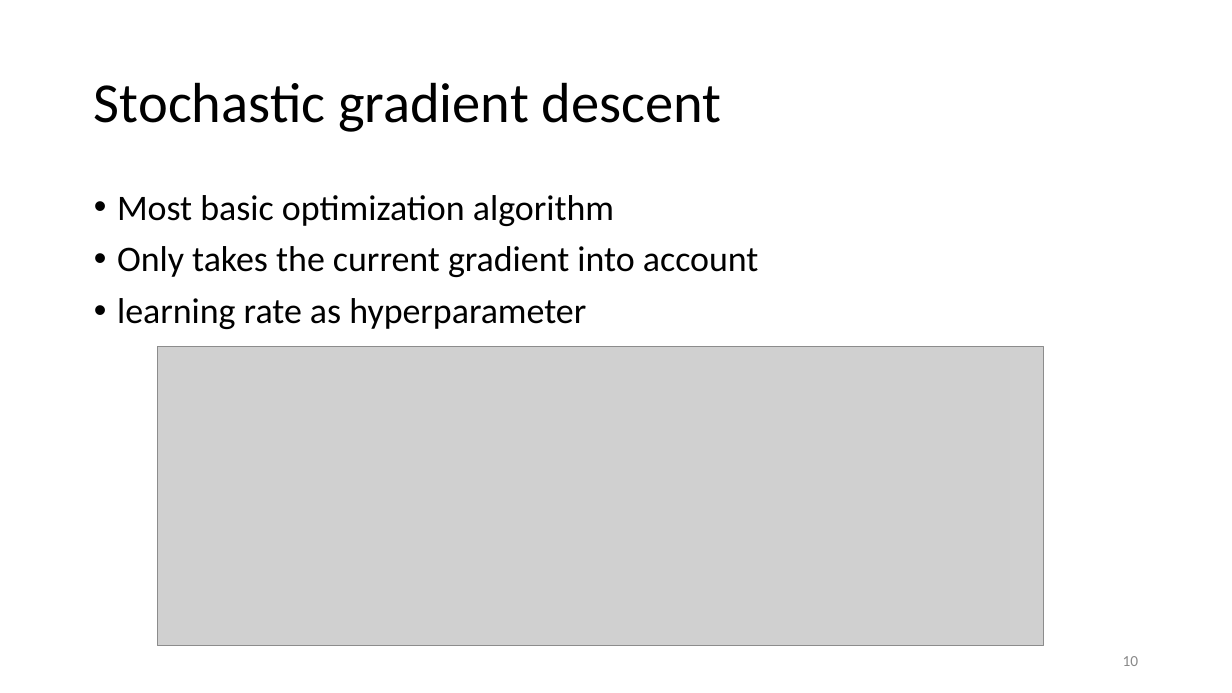
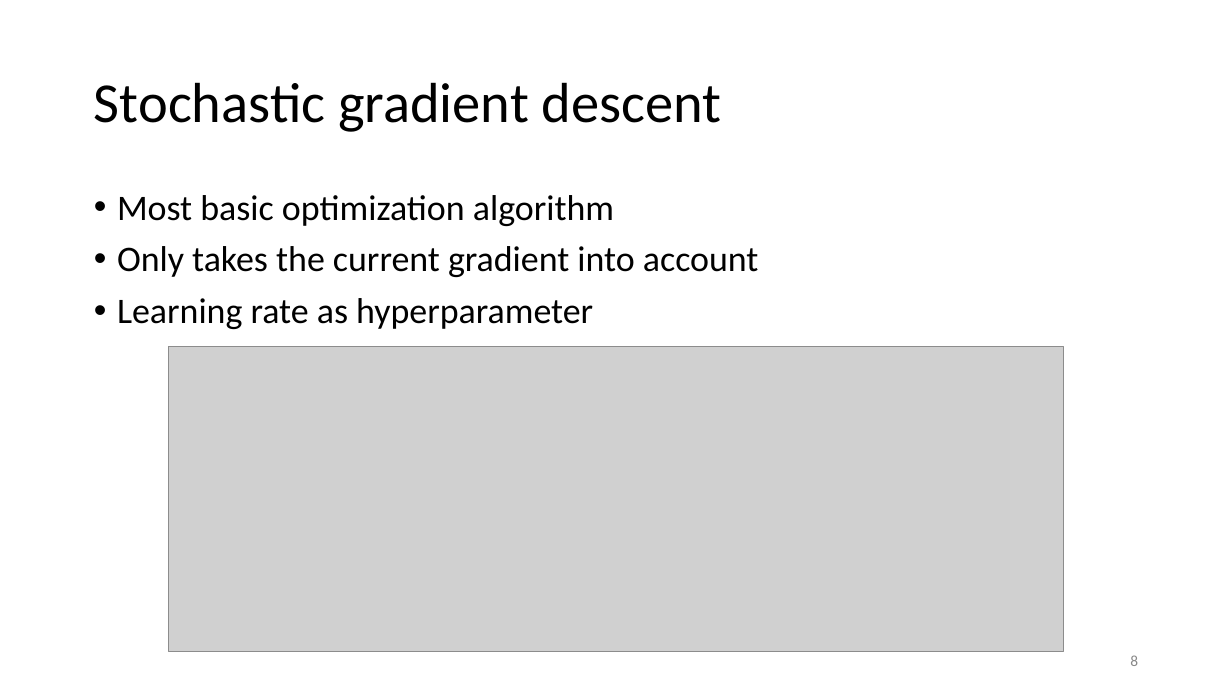
Before and after one commit to philippvb/Bachelorarbeit, a slide deck: slide 8 of presentation/Bachelorthesis_Presentation.odp (slide 10 before the commit). Drawn at 1232x693 pixels with LibreOffice and Linux fonts; fonts in the diff are those of the drawing; grey boxes stand for pictures. Boxes give left, top, right and bottom in pixels: in the first picture for what was removed or moved away, otherwise in the second. Text is boxed around its words. In the diff, an @@ line names an element or a change of style, - is before the commit and + after.

```diff
--- a/presentation/Bachelorthesis_Presentation.odp
+++ b/presentation/Bachelorthesis_Presentation.odp
@@ text at [117,298,593,329]: text changed @@
-• learning rate as hyperparameter
+• Learning rate as hyperparameter
@@ picture: place and size @@
-picture at [157,347,1043,646]
+picture at [169,347,1064,652]
@@ page number at [1130,655,1138,666]: text changed @@
-10
+8
```
Also in this commit, not shown: 20 other slides changed, 16 slides added, 5 slides removed, 21 other files.
